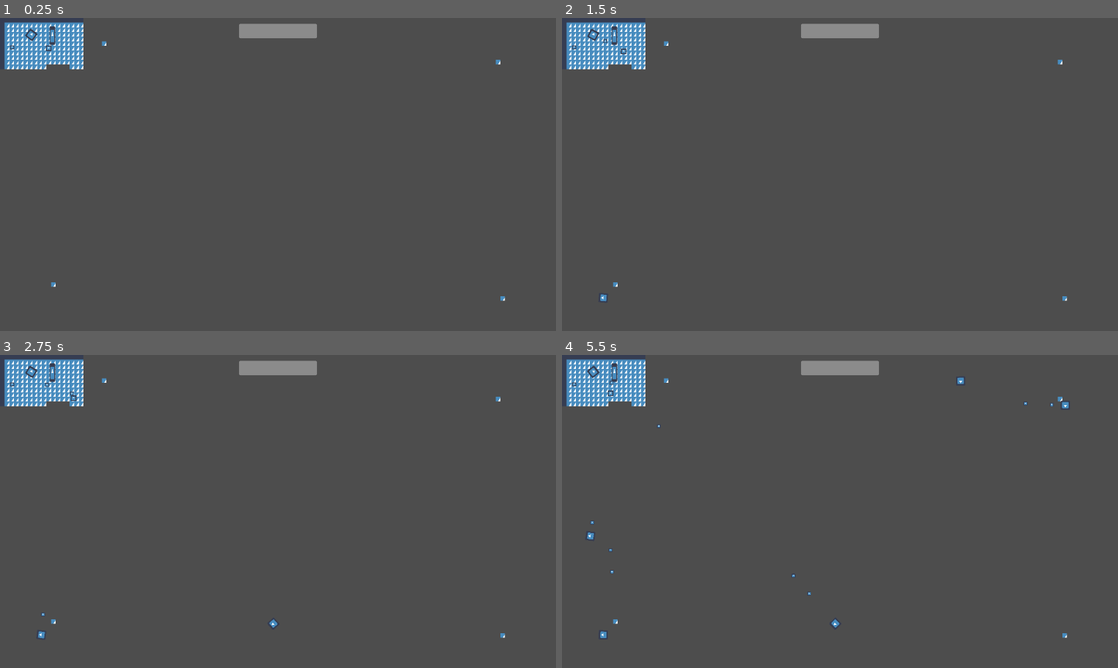
Above: before the commit, frames 1-4 (two rows, left to right).
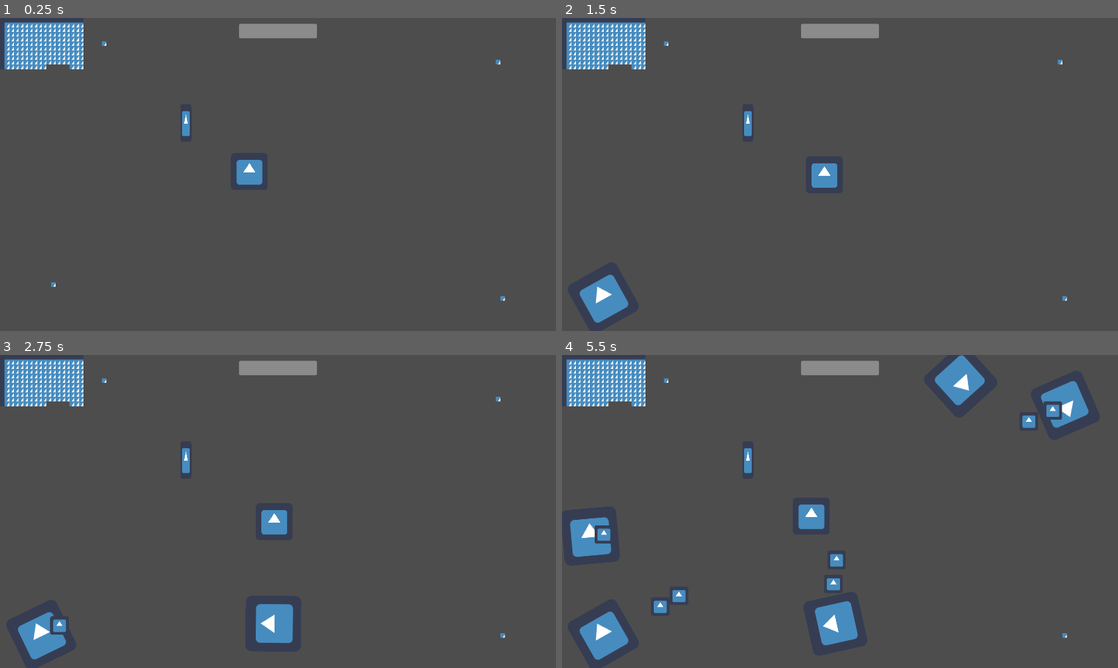
Above: after the commit, the same moments.

Repository: FeniXb3/LaughArena
Game: Godot game, scene res://Scenes/bulletHellMap.tscn
Two runs of this game, one before a commit and one after it. Both use one fixed random seed, a clock stepped at 60 frames per second and the inputs below. The engine's default icon, where the game draws it, is replaced by a stand-in: a white triangle on a blue panel in a dark square.
Inputs (mouse positions are in pixels of both pictures, inside the frame that each line leads up to):
- Up to frame 1 (0.25 s): no input
- Up to frame 2 (1.5 s): tap Enter (ui_accept) at 0.5, 0.77 s; move the mouse to (962, 158) at 0.52 s; hold D (move_right) 0.53-1.28 s; click (962, 158) at 0.67 s; move the mouse to (728, 190) at 1.27 s; hold S (move_down) from 1.28 s (still down)
- Up to frame 3 (2.75 s): tap Enter (ui_accept) at 1.52 s; move the mouse to (333, 442) at 2.02 s; release S (move_down) at 2.03 s; hold D (move_right) from 2.03 s (still down)
- Up to frame 4 (5.5 s): move the mouse to (812, 574) at 2.77 s; release D (move_right) at 2.78 s; hold W (move_up) 2.78-3.53 s; click (812, 574) at 2.92 s; tap Enter (ui_accept) at 3.02, 3.77, 4.52 s; move the mouse to (1006, 558) at 3.52 s; hold A (move_left) 3.53-5.03 s; move the mouse to (673, 464) at 4.27 s; move the mouse to (867, 511) at 5.02 s; hold S (move_down) from 5.03 s (still down); click (867, 511) at 5.17 s

The runs differ from the first frame. In frame 1, 0.6% of the frame differs, in the area x 1-48%, y 2-54%; in frame 2, 1.4%; in frame 3, 2.3%; in frame 4, 5.1%, in the area x 1-95%, y 0-98%.

Commit message:
Fix scaling

Diff:
--- a/Scenes/bulletHellMap.tscn
+++ b/Scenes/bulletHellMap.tscn
@@ -1,8 +1,7 @@
-[gd_scene load_steps=11 format=3 uid="uid://bdthgj4p76fdf"]
+[gd_scene load_steps=10 format=3 uid="uid://bdthgj4p76fdf"]
 
 [ext_resource type="Texture2D" uid="uid://ch1mk7q7dy0py" path="res://icon.png" id="1_wwx5m"]
 [ext_resource type="PackedScene" uid="uid://ceoeg04e6gurv" path="res://Scenes/water.tscn" id="5_3grh0"]
-[ext_resource type="PackedScene" uid="uid://byh3flua4ky2f" path="res://Scenes/bullets.tscn" id="5_53jcw"]
 [ext_resource type="PackedScene" uid="uid://c77x8fmpt1ngl" path="res://Scenes/player2.tscn" id="5_y87s1"]
 [ext_resource type="PackedScene" uid="uid://dh1qfmobw6mjn" path="res://Scenes/health_bar.tscn" id="6_c27gw"]
 [ext_resource type="PackedScene" uid="uid://bj8al28eu20dd" path="res://Scenes/Director.tscn" id="6_g5hfq"]
@@ -271,22 +270,12 @@
 layer_0/tile_data = PackedInt32Array(0, 0, 4, 65536, 0, 4, 131072, 0, 4, 196608, 0, 4, 262144, 0, 4, 327680, 0, 4, 3932 …(3422 unchanged characters)…
 
 [node name="player" parent="." instance=ExtResource("5_y87s1")]
-position = Vector2(168, 104)
-scale = Vector2(0.15, 0.15)
+position = Vector2(861, 530)
 health_regeneration = 1.0
 
-[node name="bullets" parent="." instance=ExtResource("5_53jcw")]
-position = Vector2(42, 101)
-mass = 10.0
-
-[node name="turret2" parent="." node_paths=PackedStringArray("ammo_parent") instance=ExtResource("8_ynnnl")]
-position = Vector2(108, 58)
-scale = Vector2(0.3, 0.3)
-ammo_parent = NodePath("..")
-
 [node name="water2" parent="." instance=ExtResource("5_3grh0")]
-position = Vector2(181, 61)
-scale = Vector2(0.09, 0.3)
+position = Vector2(642, 362)
+scale = Vector2(0.18, 0.6)
 
 [node name="CanvasLayer" type="CanvasLayer" parent="."]
 
--- a/Scenes/bullets.tscn
+++ b/Scenes/bullets.tscn
@@ -8,10 +8,9 @@
 absorbent = true
 
 [sub_resource type="CircleShape2D" id="CircleShape2D_sf7j6"]
-radius = 6.66667
+radius = 32.0
 
 [node name="bullets" type="RigidBody2D"]
-scale = Vector2(0.15, 0.15)
 collision_layer = 2
 collision_mask = 33
 mass = 200.0
@@ -28,7 +27,7 @@
 
 [node name="Sprite2D" type="Sprite2D" parent="."]
 position = Vector2(-4.76837e-07, -4.76837e-07)
-scale = Vector2(0.104167, 0.104167)
+scale = Vector2(0.5, 0.5)
 texture = ExtResource("2_cqhf7")
 
 [node name="CollisionShape2D" type="CollisionShape2D" parent="."]
--- a/Scenes/player2.tscn
+++ b/Scenes/player2.tscn
@@ -21,11 +21,9 @@
 health_regeneration = 0.001
 
 [node name="Sprite2D" type="Sprite2D" parent="."]
-scale = Vector2(0.15, 0.15)
 texture = ExtResource("2_mwaex")
 
 [node name="CollisionShape2D" type="CollisionShape2D" parent="."]
-scale = Vector2(0.15, 0.15)
 shape = SubResource("RectangleShape2D_qyc38")
 
 [node name="Timer" type="Timer" parent="."]
--- a/Scenes/turret2.tscn
+++ b/Scenes/turret2.tscn
@@ -15,7 +15,7 @@
 ammo = ExtResource("2_wgdcx")
 
 [node name="Sprite2D" type="Sprite2D" parent="."]
-scale = Vector2(0.25, 0.25)
+scale = Vector2(1.5, 1.5)
 texture = ExtResource("3_xns1j")
 
 [node name="RayCast2D" type="RayCast2D" parent="."]
@@ -25,7 +25,7 @@
 autostart = true
 
 [node name="CollisionShape2D" type="CollisionShape2D" parent="."]
-scale = Vector2(0.25, 0.25)
+scale = Vector2(1.5, 1.5)
 shape = SubResource("RectangleShape2D_n4ywb")
 
 [connection signal="timeout" from="Timer" to="." method="_on_timer_timeout"]
